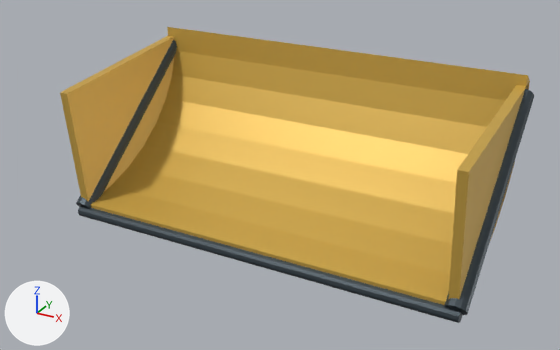
Two versions of the Blender file resources/models/_source/crane_kit/grab_jaw_left.blend, one commit apart.
One viewpoint serves both versions: a 50 mm lens placed at (1.49, -2.37, 1.02), pointed at (0.01, 0.32, -0.32). The axes (+X, +Y, +Z) are drawn at lower left. The lights are the same throughout. The first picture is the older version.

In view in the first picture: 'grab_jaw_left'.
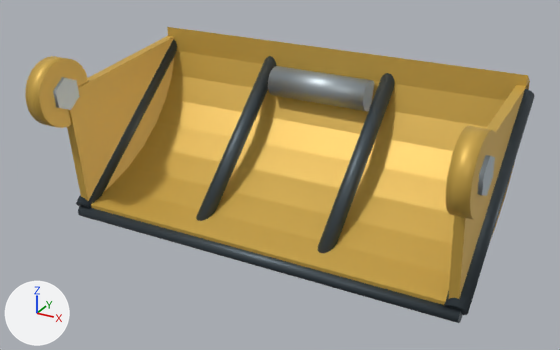
What the commit changed:
Material 'Fixed_PinSteel' (mat_fixed_pinsteel) is new.
Its base color is (0.38, 0.43, 0.46) (grey #a6afb5).
Its metallic is 0.8.
Its roughness is 0.48.
me_pan_001 is used by ob_grab_jaw_left; location (0.0, 0.0, 0.0).
me_pan_001 had 148 vertices, 86 faces and spanned x -0.94..0.94, y 0.0..0.85, z -0.62..0.13.
me_pan_001 now has 612 vertices, 332 faces and spans x -0.96..0.96, y -0.15..0.85, z -0.62..0.15.
me_pan_001 part 1: a new loose piece, a 32-sided cylinder along x spanning x -0.95..-0.87, y -0.149..0.149, z -0.149..0.149, in mat_warm_white_painted_steel (yellow #d4ad4d).
me_pan_001 part 2: a new loose piece, a 6-sided cylinder along x spanning x -0.96..-0.85, y -0.07..0.07, z -0.07..0.07, in mat_fixed_pinsteel (grey #a6afb5).
me_pan_001 part 3: a new loose piece, a 32-sided cylinder along x spanning x 0.87..0.95, y -0.149..0.149, z -0.149..0.149, in mat_warm_white_painted_steel (yellow #d4ad4d).
me_pan_001 part 4: a new loose piece, a 6-sided cylinder along x spanning x 0.85..0.96, y -0.07..0.07, z -0.07..0.07, in mat_fixed_pinsteel (grey #a6afb5).
me_pan_001 part 5: a new loose piece, a 32-sided cylinder along x spanning x -0.24..0.24, y 0.66..0.8, z -0.11..0.03, in mat_fixed_pinsteel (grey #a6afb5).
me_pan_001 part 6: a new loose piece of 64 vertices spanning x -0.34..-0.27, y 0.14..0.84, z -0.59..0.06, in mat_fixed_darksteel (greyish blue #485259).
me_pan_001 part 7: a new loose piece of 64 vertices spanning x 0.27..0.34, y 0.14..0.84, z -0.59..0.06, in mat_fixed_darksteel (greyish blue #485259).
Part 8, on me_pan_001:
16 vertices are removed from x -0.93..0.93, y 0.04..0.82, z -0.59..0.07.
40 faces are deleted.
2 vertices move within x -0.91..0.91, y 0.07, z -0.57.
128 vertices are added at x -0.93..0.93, y 0.03..0.83, z -0.62..0.08.
8 new vertices lie (0.0, -0.74, -0.62) away from vertices in x -0.93..0.93, y 0.81, z 0.03..0.04.
94 new faces join them, mat_fixed_darksteel (greyish blue #485259), smooth.
6 new faces join them, mat_fixed_darksteel (greyish blue #485259).
me_pan_001 gains material mat_fixed_pinsteel (grey #a6afb5).

Boxes [x1, y1, x2, y2] around the edits, measured in the pictures (560 x 350 px):
'grab_jaw_left', reshaped (7% wider): before [60, 27, 534, 323]; after [25, 27, 534, 323]
part 1 of me_pan_001, added: after [25, 56, 88, 128]
part 2 of me_pan_001, added: after [53, 77, 80, 110]
part 3 of me_pan_001, added: after [446, 126, 497, 220]
part 4 of me_pan_001, added: after [478, 155, 495, 196]
part 5 of me_pan_001, added: after [268, 66, 374, 111]
part 6 of me_pan_001, added: after [196, 56, 276, 221]
part 7 of me_pan_001, added: after [318, 73, 395, 253]
part 8 of me_pan_001, built on: [76, 40, 534, 323] in both
